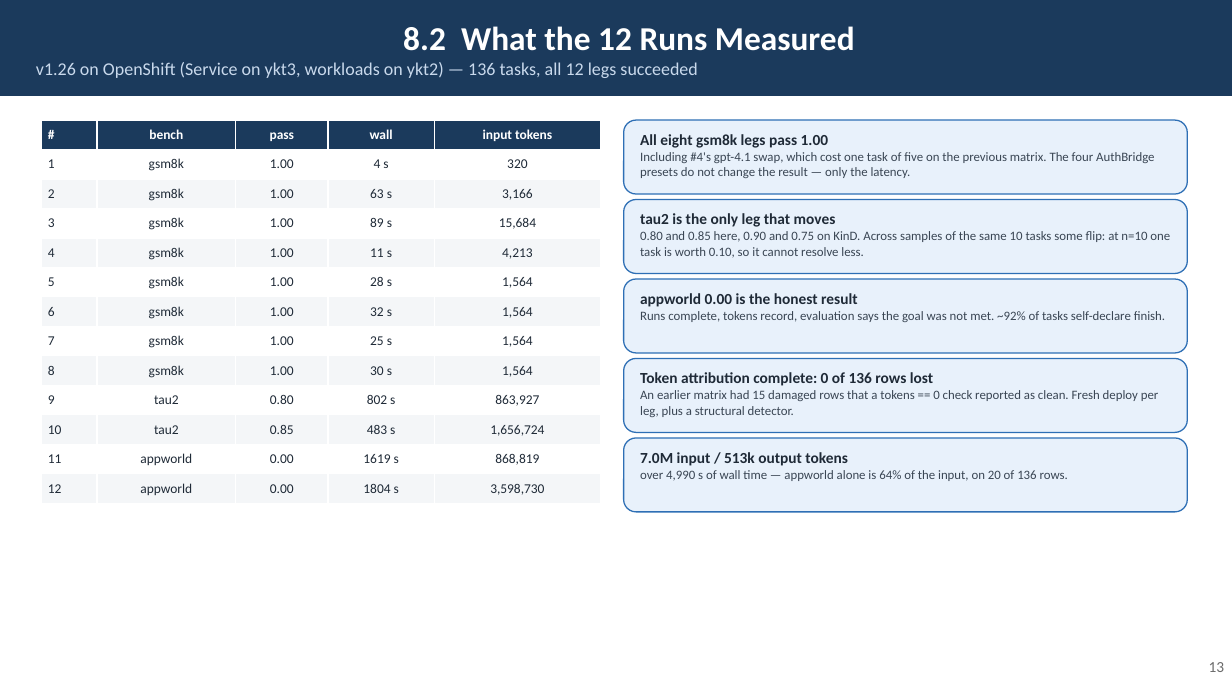
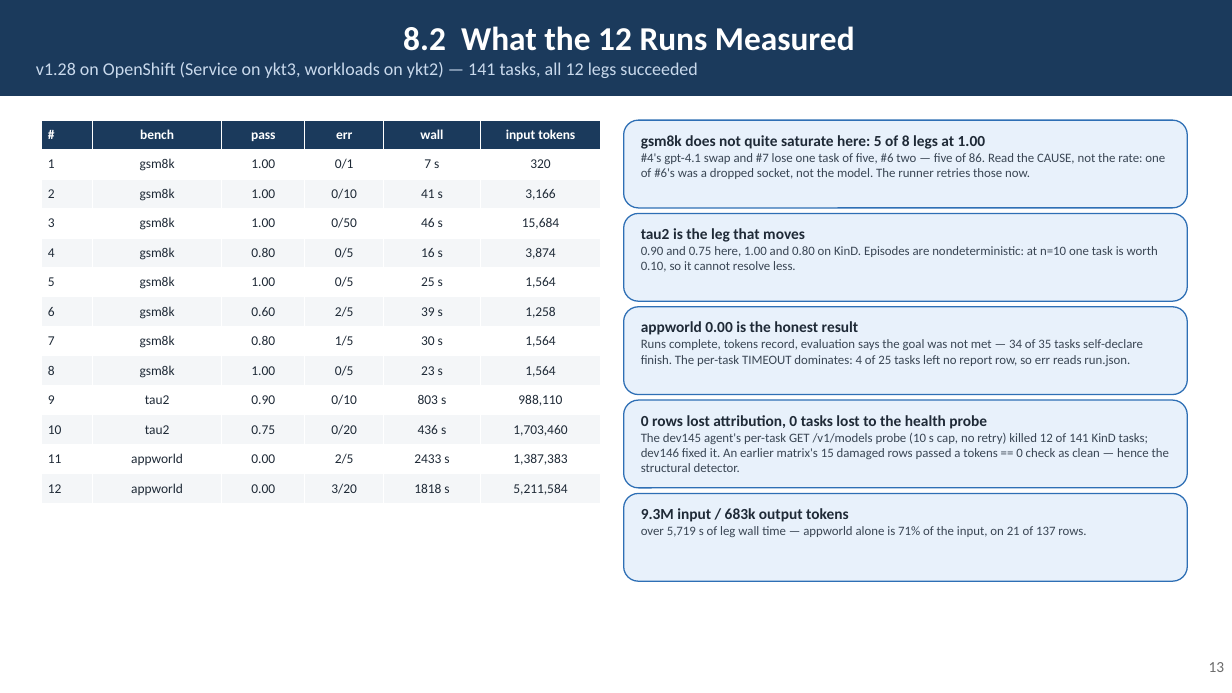
Before and after one commit to rossoctl/autobench, a slide deck: slide 13 of docs/AutoBench.pptx. Drawn at 1232x693 pixels with LibreOffice and Linux fonts; fonts in the diff are those of the drawing. Boxes give left, top, right and bottom in pixels: in the first picture for what was removed or moved away, otherwise in the second. Text is boxed around its words. In the diff, an @@ line names an element or a change of style, - is before the commit and + after.

```diff
--- a/docs/AutoBench.pptx
+++ b/docs/AutoBench.pptx
@@ text in rectangle at (x1=36, y1=62, x2=697, y2=78): text changed @@
-v1.26 on OpenShift (Service on ykt3, workloads on ykt2) — 136 tasks, all 12 legs succeeded
+v1.28 on OpenShift (Service on ykt3, workloads on ykt2) — 141 tasks, all 12 legs succeeded
@@ table at (x1=42, y1=120, x2=601, y2=504) @@
-column 3: pass | 1.00 | 1.00 | 1.00 | 1.00 | 1.00 | 1.00 | 1.00 | 1.00 | 0.80 | 0.85 | 0.00 | 0.00
-column 4: wall | 4 s | 63 s | 89 s | 11 s | 28 s | 32 s | 25 s | 30 s | 802 s | 483 s | 1619 s | 1804 s
-column 5: input tokens | 320 | 3,166 | 15,684 | 4,213 | 1,564 | 1,564 | 1,564 | 1,564 | 863,927 | 1,656,724 | 868,819 | 3,598,730
+column 3: pass | 1.00 | 1.00 | 1.00 | 0.80 | 1.00 | 0.60 | 0.80 | 1.00 | 0.90 | 0.75 | 0.00 | 0.00
+column 4: err | 0/1 | 0/10 | 0/50 | 0/5 | 0/5 | 2/5 | 1/5 | 0/5 | 0/10 | 0/20 | 2/5 | 3/20
+column 5: wall | 7 s | 41 s | 46 s | 16 s | 25 s | 39 s | 30 s | 23 s | 803 s | 436 s | 2433 s | 1818 s
+column 6: input tokens | 320 | 3,166 | 15,684 | 3,874 | 1,564 | 1,258 | 1,564 | 1,564 | 988,110 | 1,703,460 | 1,387,383 | 5,211,584
@@ rounded rectangle "gsm8k does not quite saturate ..." resized from (x1=624, y1=120, x2=1188, y2=194) to (x1=624, y1=120, x2=1188, y2=208) @@
@@ text in rounded rectangle at (x1=641, y1=135, x2=1165, y2=179): text changed @@
-All eight gsm8k legs pass 1.00
-Including #4's gpt-4.1 swap, which cost one task of five on the previous matrix. The four AuthBridge presets do not change the result — only the latency.
+gsm8k does not quite saturate here: 5 of 8 legs at 1.00
+#4's gpt-4.1 swap and #7 lose one task of five, #6 two — five of 86. Read the CAUSE, not the rate: one of #6's was a dropped socket, not the model. The runner retries those now.
@@ rounded rectangle "tau2 is the leg that ..." resized from (x1=624, y1=200, x2=1188, y2=274) to (x1=624, y1=213, x2=1188, y2=301) @@
@@ text in rounded rectangle at (x1=641, y1=228, x2=1158, y2=272): text changed @@
-tau2 is the only leg that moves
-0.80 and 0.85 here, 0.90 and 0.75 on KinD. Across samples of the same 10 tasks some flip: at n=10 one task is worth 0.10, so it cannot resolve less.
+tau2 is the leg that moves
+0.90 and 0.75 here, 1.00 and 0.80 on KinD. Episodes are nondeterministic: at n=10 one task is worth 0.10, so it cannot resolve less.
@@ rounded rectangle "appworld 0.00 is the honest ..." resized from (x1=624, y1=279, x2=1188, y2=353) to (x1=624, y1=307, x2=1188, y2=395) @@
@@ text in rounded rectangle at (x1=641, y1=339, x2=1143, y2=366): text changed @@
-Runs complete, tokens record, evaluation says the goal was not met. ~92% of tasks self-declare finish.
+Runs complete, tokens record, evaluation says the goal was not met — 34 of 35 tasks self-declare finish. The per-task TIMEOUT dominates: 4 of 25 tasks left no report row, so err reads run.json.
@@ rounded rectangle "0 rows lost attribution, 0 ..." resized from (x1=624, y1=359, x2=1188, y2=433) to (x1=624, y1=400, x2=1188, y2=488) @@
@@ text in rounded rectangle at (x1=641, y1=415, x2=1169, y2=472): text changed @@
-Token attribution complete: 0 of 136 rows lost
-An earlier matrix had 15 damaged rows that a tokens == 0 check reported as clean. Fresh deploy per leg, plus a structural detector.
+0 rows lost attribution, 0 tasks lost to the health probe
+The dev145 agent's per-task GET /v1/models probe (10 s cap, no retry) killed 12 of 141 KinD tasks; dev146 fixed it. An earlier matrix's 15 damaged rows passed a tokens == 0 check as clean — hence the structural detector.
@@ rounded rectangle "9.3M input / 683k output ..." resized from (x1=624, y1=438, x2=1188, y2=512) to (x1=624, y1=494, x2=1188, y2=581) @@
@@ text in rounded rectangle at (x1=641, y1=508, x2=1086, y2=537): text changed @@
-7.0M input / 513k output tokens
-over 4,990 s of wall time — appworld alone is 64% of the input, on 20 of 136 rows.
+9.3M input / 683k output tokens
+over 5,719 s of leg wall time — appworld alone is 71% of the input, on 21 of 137 rows.
```
Also in this commit, not shown: 7 other slides changed, 1 slide added, 1 slide removed, 1 other file.
